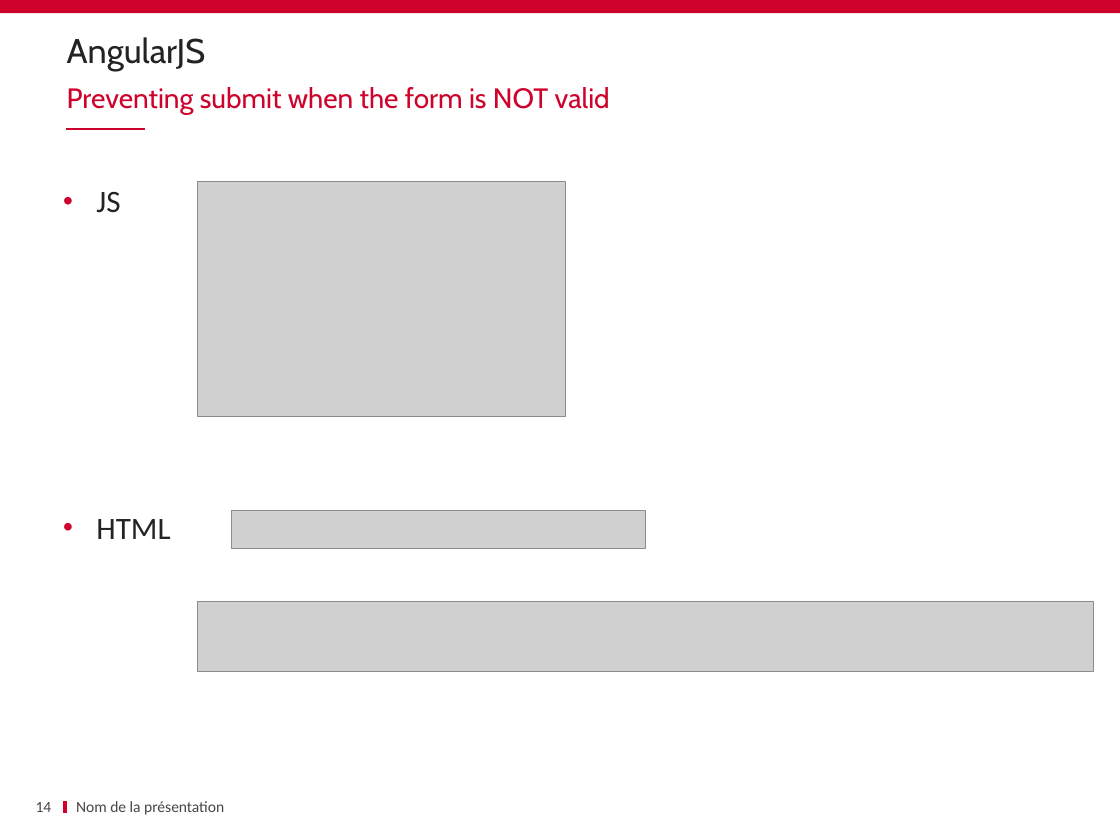
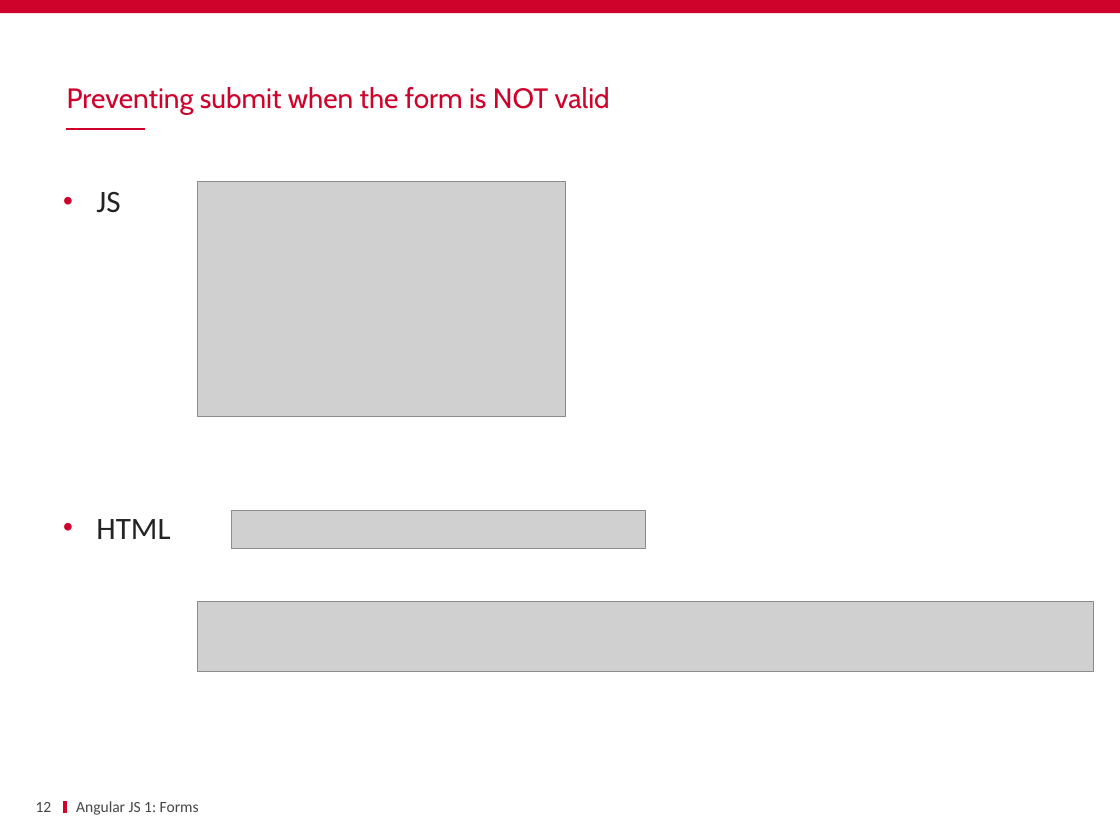
Before and after one commit to schassande/formation-angularjs1, a slide deck: slide 12 of Jour1/06 Forms/FORMS.pptx (slide 14 before the commit). Drawn at 1120x840 pixels with LibreOffice and Linux fonts; fonts in the diff are those of the drawing; grey boxes stand for pictures; background and template pictures are left out. Boxes give left, top, right and bottom in pixels: in the first picture for what was removed or moved away, otherwise in the second. Text is boxed around its words. In the diff, an @@ line names an element or a change of style, - is before the commit and + after.

Commit message:
Nettoyage des slides forms

```diff
--- a/Jour1/06 Forms/FORMS.pptx
+++ b/Jour1/06 Forms/FORMS.pptx
@@ title removed at (67, 37, 206, 71) @@
-AngularJS
@@ page number at (36, 802, 52, 812): text changed @@
-14
+12
@@ text at (76, 801, 199, 815): text changed @@
-Nom de la présentation
+Angular JS 1: Forms
```
Also in this commit, not shown: 23 other slides changed, 3 slides removed.
